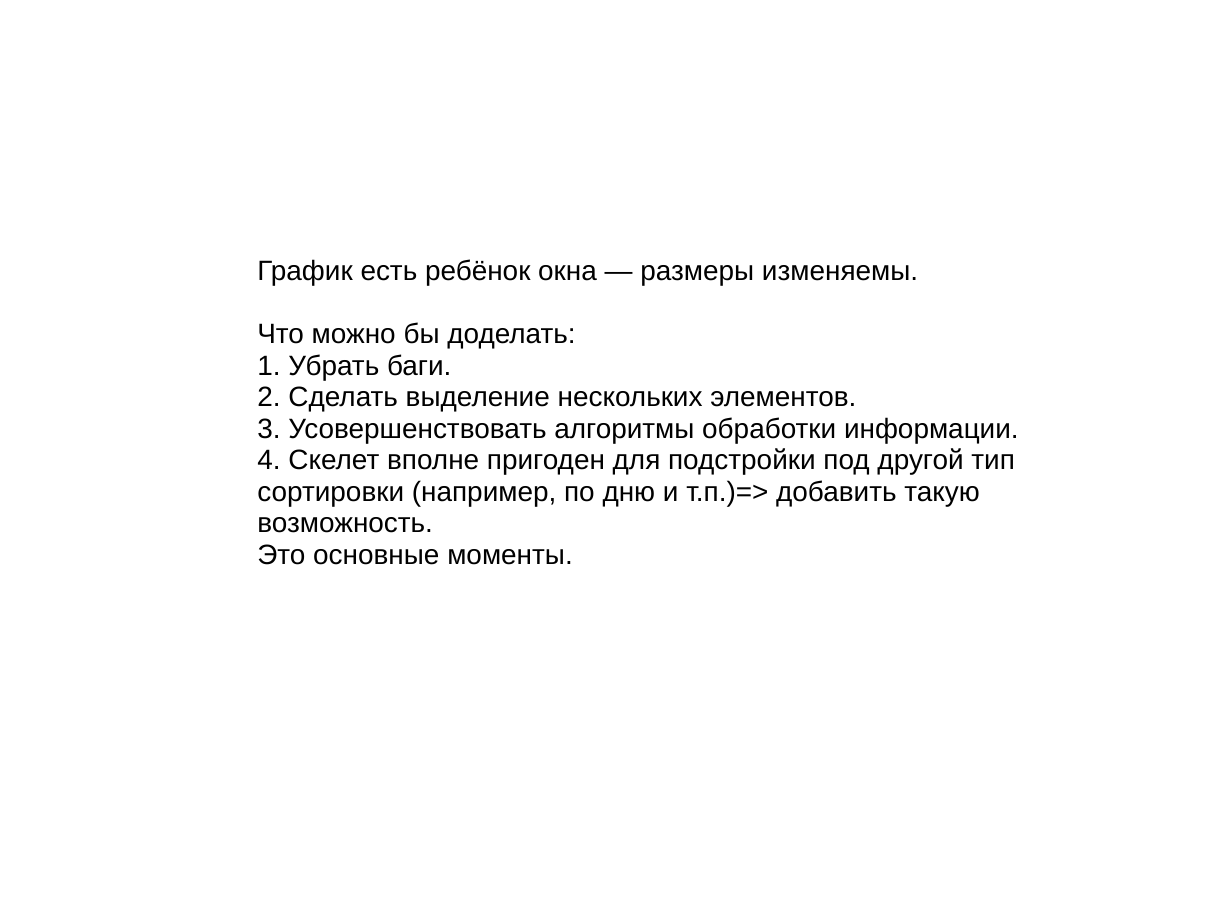
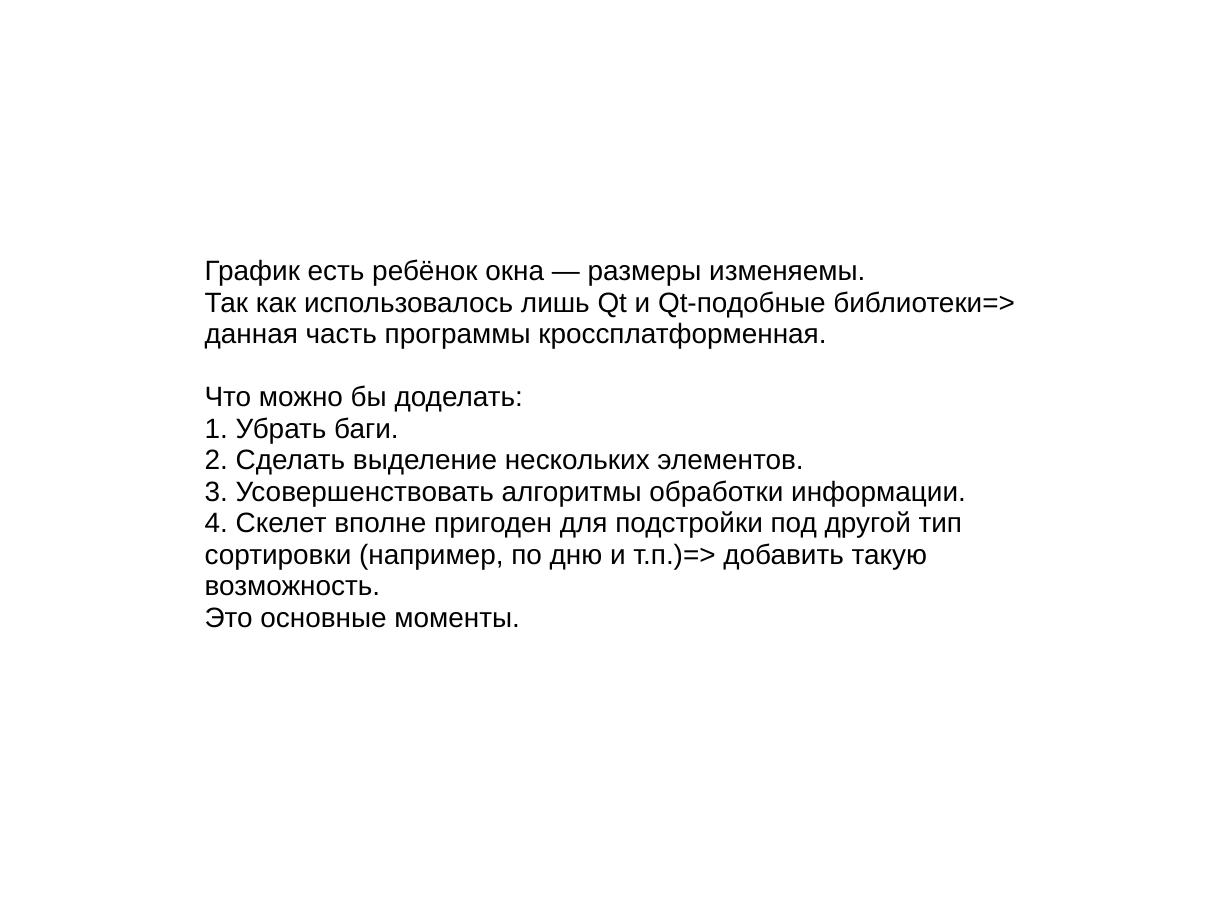
Before and after one commit to tupiznak/PQAnalyze, a slide deck: slide 8 of present.ppt. Drawn at 1232x924 pixels with LibreOffice and Linux fonts; fonts in the diff are those of the drawing. Boxes give left, top, right and bottom in pixels: in the first picture for what was removed or moved away, otherwise in the second. Text is boxed around its words. In the diff, an @@ line names an element or a change of style, - is before the commit and + after.

```diff
--- a/present.ppt
+++ b/present.ppt
@@ text "График есть ребёнок окна — ...": place and size @@
-text "График есть ребёнок окна — ..." at (257,259,1019,565)
+text "График есть ребёнок окна — ..." at (205,259,1014,569)
@@ text at (205,291,1014,348): paragraph added @@
+Так как использовалось лишь Qt и Qt-подобные библиотеки=> данная часть программы кроссплатформенная.
```
